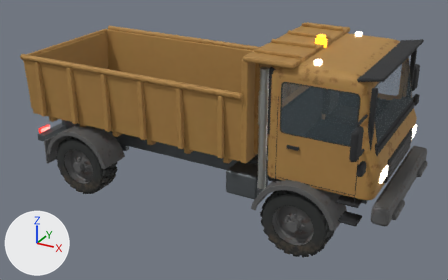
One commit to the glTF model assets/models/truck_rusty.glb: the scene before it, then after it.
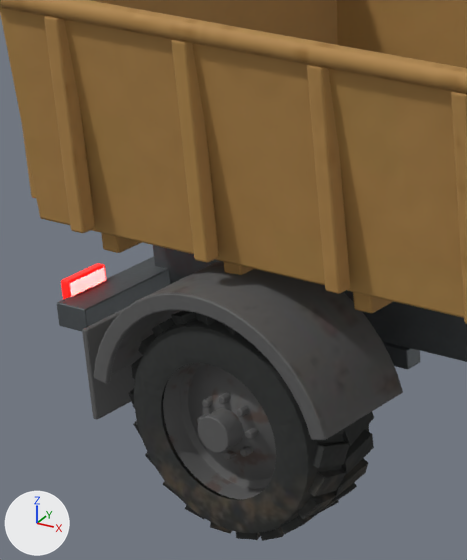
The first picture shows the older version from a camera (50 mm lens) standing at (5.03, -8.7, 4.1) and looking at (0.32, -0.14, -0.18). The close-ups show the older and then the newer version on the part from 5% to 31% of the width and 21% to 71% of the height of that picture. Only the edits that show in the close-ups are written down. The axes (+X, +Y, +Z) are drawn at lower left. The lights are the same throughout. Where no turn or scale is listed for an object, it has been applied to the vertices.

Script lines for the objects in view, before the commit:
```python
me_chassis_001 = bpy.data.meshes.new('Chassis.001')
me_chassis_001.from_pydata(...)  # 2072 vertices, 4072 faces; spans x -3.14..2.96, y -1.05..1.06, z -0.83..-0.12
me_chassis_001.materials.append(mat_review_steel)
me_mudguards_001 = bpy.data.meshes.new('Mudguards.001')
me_mudguards_001.from_pydata(...)  # 2384 vertices, 4728 faces; spans x -2.74..2.76, y -1.34..1.34, z -0.85..-0.07
me_mudguards_001.materials.append(mat_review_paintdark_mudguards)
me_wheel3_rim_001 = bpy.data.meshes.new('Wheel3_Rim.001')
me_wheel3_rim_001.from_pydata(...)  # 1057 vertices, 2044 faces; spans x -0.34..0.34, y -0.26..-0.081, z -0.34..0.34
me_wheel3_rim_001.materials.append(mat_review_paintdark_wheel3_rim)
ob_chassis = bpy.data.objects.new('Chassis', me_chassis_001)
ob_chassis.location = (0.0, 0.0, 0.0)
ob_mudguards = bpy.data.objects.new('Mudguards', me_mudguards_001)
ob_mudguards.location = (0.0, 0.0, 0.0)
ob_wheel3_rim = bpy.data.objects.new('Wheel3_Rim', me_wheel3_rim_001)
ob_wheel3_rim.location = (-2.0, -1.05, -0.75)
# also in view: 'Bed' at (-0.6, 0.0, 0.79); 'Wheel3_Tyre' at (-2.0, -1.05, -0.75); 'TailLights' at (-3.15, 0.0, -0.42)
```
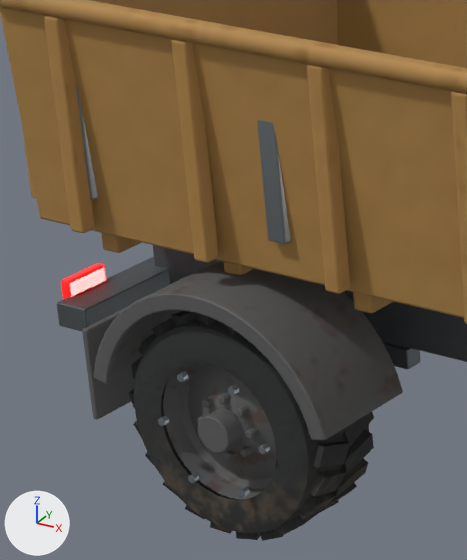
Changed parts and their boxes [x1, y1, x2, y2] in the close-ups (467 x 560 px):
'Clean bed stiffener.001', added
    after: [257, 120, 291, 244]
'Clean bed stiffener', added
    after: [76, 85, 98, 200]
'Clean captive wheel nut.018', added
    after: [258, 443, 270, 454]
'Clean captive wheel nut.020', added
    after: [177, 371, 189, 382]
'Clean captive wheel nut.019', added
    after: [228, 385, 239, 396]
'Clean captive wheel nut.022', added
    after: [188, 472, 200, 483]
'Clean captive wheel nut.021', added
    after: [158, 416, 169, 426]

The change, as a list of edits to the scene's bpy script:
```text
Add mat_review_cleansteel:
    mat_review_cleansteel = principled_material('Review_CleanSteel')
    mat_review_cleansteel.base_color = (0.22, 0.25, 0.27)  # grey #81898e
    mat_review_cleansteel.metallic = 0.7
    mat_review_cleansteel.roughness = 0.42
Add me_clean_captive_wheel_nut_022:
    me_clean_captive_wheel_nut_022.from_pydata(...)  # 84 vertices, 164 faces; spans x -0.1632..-0.1268, y -0.2725..-0.2375, z -0.2718..-0.2305
    me_clean_captive_wheel_nut_022.materials.append(mat_review_cleansteel)  # grey #81898e
Add me_clean_captive_wheel_nut_021:
    me_clean_captive_wheel_nut_021.from_pydata(...)  # 84 vertices, 164 faces; spans x -0.3082..-0.2718, y -0.2725..-0.2375, z -0.0206..0.0206
    me_clean_captive_wheel_nut_021.materials.append(mat_review_cleansteel)  # grey #81898e
Add me_clean_captive_wheel_nut_020:
    me_clean_captive_wheel_nut_020.from_pydata(...)  # 84 vertices, 164 faces; spans x -0.1632..-0.1268, y -0.2725..-0.2375, z 0.2305..0.2718
    me_clean_captive_wheel_nut_020.materials.append(mat_review_cleansteel)  # grey #81898e
Add me_clean_captive_wheel_nut_019:
    me_clean_captive_wheel_nut_019.from_pydata(...)  # 84 vertices, 164 faces; spans x 0.1268..0.1632, y -0.2725..-0.2375, z 0.2305..0.2718
    me_clean_captive_wheel_nut_019.materials.append(mat_review_cleansteel)  # grey #81898e
Add me_clean_captive_wheel_nut_018:
    me_clean_captive_wheel_nut_018.from_pydata(...)  # 84 vertices, 164 faces; spans x 0.2718..0.3082, y -0.2725..-0.2375, z -0.0206..0.0206
    me_clean_captive_wheel_nut_018.materials.append(mat_review_cleansteel)  # grey #81898e
Add me_clean_bed_stiffener_001:
    me_clean_bed_stiffener_001.from_pydata(...)  # 128 vertices, 252 faces; spans x 1.402..1.498, y -1.175..-1.115, z 0.14..0.96
    me_clean_bed_stiffener_001.materials.append(mat_review_cleansteel)  # grey #81898e
Add me_clean_bed_stiffener:
    me_clean_bed_stiffener.from_pydata(...)  # 128 vertices, 252 faces; spans x 0.302..0.398, y -1.175..-1.115, z 0.14..0.96
    me_clean_bed_stiffener.materials.append(mat_review_cleansteel)  # grey #81898e
Add ob_clean_captive_wheel_nut_022:
    ob_clean_captive_wheel_nut_022 = bpy.data.objects.new('Clean captive wheel nut.022', me_clean_captive_wheel_nut_022)
    ob_clean_captive_wheel_nut_022.location = (-2.0, -1.05, -0.75)
Add ob_clean_captive_wheel_nut_021:
    ob_clean_captive_wheel_nut_021 = bpy.data.objects.new('Clean captive wheel nut.021', me_clean_captive_wheel_nut_021)
    ob_clean_captive_wheel_nut_021.location = (-2.0, -1.05, -0.75)
Add ob_clean_captive_wheel_nut_020:
    ob_clean_captive_wheel_nut_020 = bpy.data.objects.new('Clean captive wheel nut.020', me_clean_captive_wheel_nut_020)
    ob_clean_captive_wheel_nut_020.location = (-2.0, -1.05, -0.75)
Add ob_clean_captive_wheel_nut_019:
    ob_clean_captive_wheel_nut_019 = bpy.data.objects.new('Clean captive wheel nut.019', me_clean_captive_wheel_nut_019)
    ob_clean_captive_wheel_nut_019.location = (-2.0, -1.05, -0.75)
Add ob_clean_captive_wheel_nut_018:
    ob_clean_captive_wheel_nut_018 = bpy.data.objects.new('Clean captive wheel nut.018', me_clean_captive_wheel_nut_018)
    ob_clean_captive_wheel_nut_018.location = (-2.0, -1.05, -0.75)
Add ob_clean_bed_stiffener_001:
    ob_clean_bed_stiffener_001 = bpy.data.objects.new('Clean bed stiffener.001', me_clean_bed_stiffener_001)
    ob_clean_bed_stiffener_001.location = (-3.1, 0.0, 0.05)
Add ob_clean_bed_stiffener:
    ob_clean_bed_stiffener = bpy.data.objects.new('Clean bed stiffener', me_clean_bed_stiffener)
    ob_clean_bed_stiffener.location = (-3.1, 0.0, 0.05)
```
